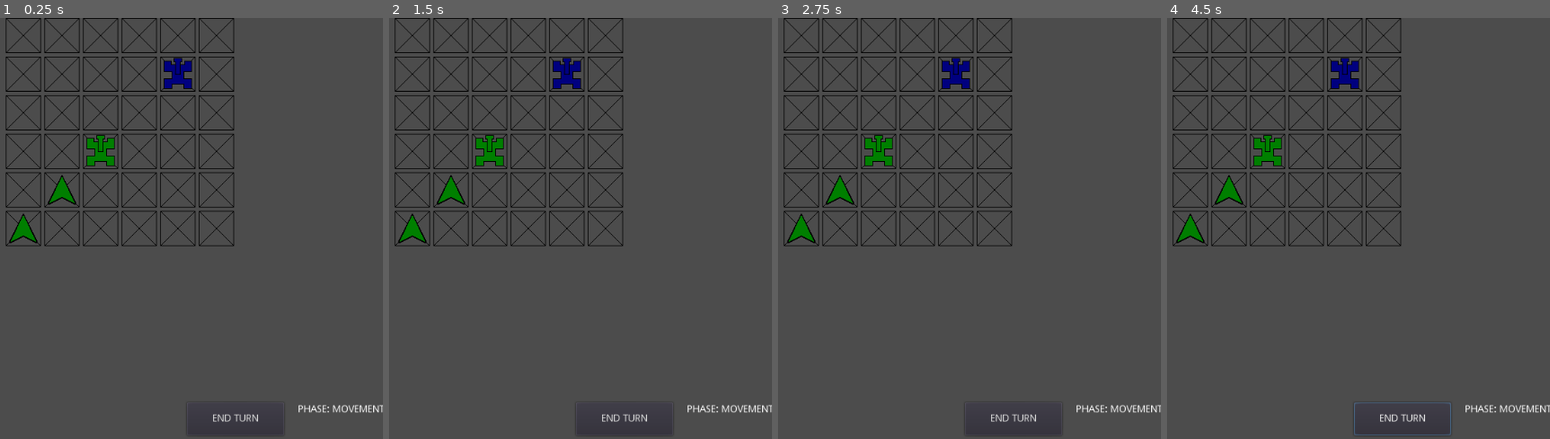
Above: before the commit, frames 1-4 (left to right).
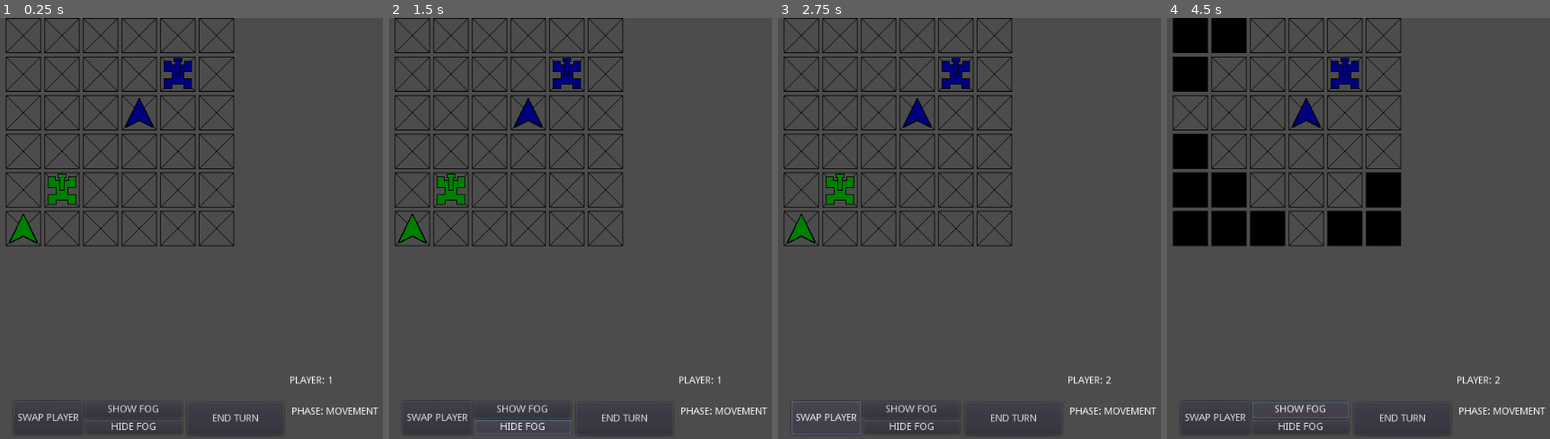
Above: after the commit, the same moments.

Repository: NickCheng0921/Grid
Game: Godot game, scene res://Scenes/Manager.tscn
Same seed, same stepped clock (60 frames per second), same inputs: the game is played once before the commit and once after it. The engine's default icon, where the game draws it, is replaced by a stand-in: a white triangle on a blue panel in a dark square.
Inputs (mouse positions are in pixels of both pictures, inside the frame that each line leads up to):
- Up to frame 1 (0.25 s): no input
- Up to frame 2 (1.5 s): click (523, 409) at 0.5 s, where only the run after the commit has a clickable "SHOW FOG"; click (523, 426) at 1.25 s, where only the run after the commit has a clickable "HIDE FOG"
- Up to frame 3 (2.75 s): click (827, 417) at 2 s, where only the run after the commit has a clickable "SWAP PLAYER"
- Up to frame 4 (4.5 s): click "END TURN" at 2.75 s; click "END TURN" at 3.5 s; click (1301, 409) at 4.25 s, where only the run after the commit has a clickable "SHOW FOG"

The runs differ from the first frame. In frame 1, 1.8% of the frame differs, in the area x 4-100%, y 19-99%; in frame 2, 1.9%; in frame 3, 1.9%; in frame 4, 10%, in the area x 1-100%, y 0-100%.

Commit message:
Separate fog buttons added, and fog refreshes after movement resolution

Diff:
--- a/Scenes/PCamera.tscn
+++ b/Scenes/PCamera.tscn
@@ -17,10 +17,10 @@
 [node name="CanvasLayer" type="CanvasLayer" parent="."]
 
 [node name="phaseInfo" type="RichTextLabel" parent="CanvasLayer"]
-margin_left = 903.0
-margin_top = 551.0
-margin_right = 1027.0
-margin_bottom = 591.0
+margin_left = 894.0
+margin_top = 554.0
+margin_right = 1018.0
+margin_bottom = 594.0
 text = "PHASE: MOVEMENT"
 
 [node name="endTurnButton" type="Button" parent="CanvasLayer"]
@@ -30,4 +30,35 @@
 margin_bottom = 595.0
 text = "END TURN"
 
+[node name="showFogButton" type="Button" parent="CanvasLayer"]
+margin_left = 600.0
+margin_top = 547.0
+margin_right = 738.0
+margin_bottom = 570.0
+text = "SHOW FOG"
+
+[node name="hideFogButton" type="Button" parent="CanvasLayer"]
+margin_left = 601.0
+margin_top = 573.0
+margin_right = 738.0
+margin_bottom = 593.0
+text = "HIDE FOG"
+
+[node name="playerInfo" type="RichTextLabel" parent="CanvasLayer"]
+margin_left = 891.0
+margin_top = 510.0
+margin_right = 1015.0
+margin_bottom = 541.0
+text = "PLAYER: 1"
+
+[node name="playerSwapButton" type="Button" parent="CanvasLayer"]
+margin_left = 498.0
+margin_top = 546.0
+margin_right = 597.0
+margin_bottom = 594.0
+text = "SWAP PLAYER"
+
 [connection signal="button_up" from="CanvasLayer/endTurnButton" to="." method="_on_endTurnButton_button_up"]
+[connection signal="button_up" from="CanvasLayer/showFogButton" to="." method="_on_showFogButton_button_up"]
+[connection signal="button_up" from="CanvasLayer/hideFogButton" to="." method="_on_hideFogButton_button_up"]
+[connection signal="button_up" from="CanvasLayer/playerSwapButton" to="." method="_on_playerSwapButton_button_up"]
--- a/Scenes/Tile.tscn
+++ b/Scenes/Tile.tscn
@@ -8,6 +8,13 @@
 
 [node name="Tile" type="Area2D"]
 script = ExtResource( 2 )
+
+[node name="Fog" type="Sprite" parent="."]
+visible = false
+self_modulate = Color( 0, 0, 0, 1 )
+scale = Vector2( 0.781, 0.781 )
+z_index = 1
+texture = ExtResource( 3 )
 
 [node name="Background" type="Sprite" parent="."]
 visible = false
--- a/Scripts/Board.gd
+++ b/Scripts/Board.gd
@@ -10,6 +10,7 @@
 export var offset = 55
 
 var Units
+var playerFogView = 1
 var currTile = null
 var Tile = load("res://Scenes/Tile.tscn")
 var pColors = [Color(0, .5, 0), Color(0, 0, .5)]
@@ -26,13 +27,14 @@
 var attacking = false
 var movement = 0
 var head = Vector2(0, 0)
+var currFogVal = true
 
 var nodeArr = []
 var unitArr = []
 
-var unitLocations = [Vector2(1, 1), Vector2(2, 2), Vector2(3, 3), Vector2(5, 5)]
-var unitOwners    = [1, 1, 1, 2] #2 players
-var unitType      = [1, 1, 2, 2]
+var unitLocations = [Vector2(1, 1), Vector2(2, 2), Vector2(4, 4), Vector2(5, 5)]
+var unitOwners    = [1, 1, 2, 2] #2 players
+var unitType      = [1, 2, 1, 2]
 var unitHealth    = []
 var unitDirections = [] # 0, 1, 2, 3 -> N, E, S, W
 var unitMovements =  {} #0th element in array is unit 1 here
@@ -174,6 +176,9 @@
 		pcamera.updatePhaseText("PHASE: COMBAT")
 		clearBoardAfterMovement()
 		animationTimer.queue_free()
+		#Bug where fog does not properly update unnless cleared
+		updateBoardFog(false)
+		updateBoardFog(true)
 
 func clearBoardAfterMovement():
 	for i in range(grid_height * grid_width):
@@ -245,6 +250,17 @@
 	$Audio.stream = load("res://Assets/Sounds/sound2.wav")
 	$Audio.play()
 
-# Called every frame. 'delta' is the elapsed time since the previous frame.
-#func _process(delta):
-#	pass
+func updateBoardFog(val):
+	for i in range(grid_width):
+		for j in range(grid_height):
+			#if piece is not in a unit view, cover with fog
+			var isSeen = false
+			for u in range(len(unitOwners)):
+				if unitOwners[u] == playerFogView:
+					var sightRange = Units.getMaxVisionOfUnit(unitType[u])
+					if ( abs(i-unitLocations[u].x+1) + abs(j - unitLocations[u].y+1) ) <= sightRange:
+						isSeen = true
+						break
+			if !val || (val && !isSeen):
+				nodeArr[i * grid_width + j].enableFog(val)
+				nodeArr[i * grid_width + j].fog = val
--- a/Scripts/PCamera.gd
+++ b/Scripts/PCamera.gd
@@ -42,3 +42,27 @@
 
 func updatePhaseText(val):
 	$CanvasLayer/phaseInfo.text = val
+
+
+func _on_playerSwapButton_button_up():
+	#if fog, we have to update TODO
+	if Board.playerFogView == 1:
+		Board.playerFogView = 2
+		$CanvasLayer/playerInfo.text = "PLAYER: 2"
+	else:
+		Board.playerFogView = 1
+		$CanvasLayer/playerInfo.text = "PLAYER: 1"
+
+	if Board.currFogVal:
+		Board.updateBoardFog(false)
+		Board.updateBoardFog(Board.currFogVal)
+
+
+func _on_showFogButton_button_up():
+	Board.currFogVal = true
+	Board.updateBoardFog(false)
+	Board.updateBoardFog(Board.currFogVal)
+
+func _on_hideFogButton_button_up():
+	Board.currFogVal = false
+	Board.updateBoardFog(Board.currFogVal)
--- a/Scripts/Tile.gd
+++ b/Scripts/Tile.gd
@@ -9,6 +9,7 @@
 var active = false #this piece is selected, starts false
 var walked = false
 var attacked = false
+var fog = false
 var Board = null
 var x = -1
 var y = -1
@@ -24,7 +25,7 @@
 #	pass
 
 func _on_Tile_input_event(viewport, event, shape_idx):
-	if (event is InputEventMouseButton && event.button_index == 1 && event.pressed):
+	if (event is InputEventMouseButton && event.button_index == 1 && event.pressed && !fog):
 		if Board.walking:
 			if Board.walk(Vector2(x, y)):
 				walk()
@@ -109,3 +110,9 @@
 func clearAttack():
 	$Background.hide()
 	attacked = false
+
+func enableFog(val):
+	if val:
+		$Fog.show()
+	else:
+		$Fog.hide()
--- a/Scripts/Units.gd
+++ b/Scripts/Units.gd
@@ -3,8 +3,8 @@
 
 const HP_ARR  = [10, 5]
 const RNG_ARR = [4, 6]
-const MVE_ARR = [4, 2]
-const VIS_ARR = [4, 2]
+const MVE_ARR = [3, 2]
+const VIS_ARR = [3, 2]
 const DMG_ARR = [5, 10]
 const IMG_ARR = ["basic.png", "heavy.png"]
 
